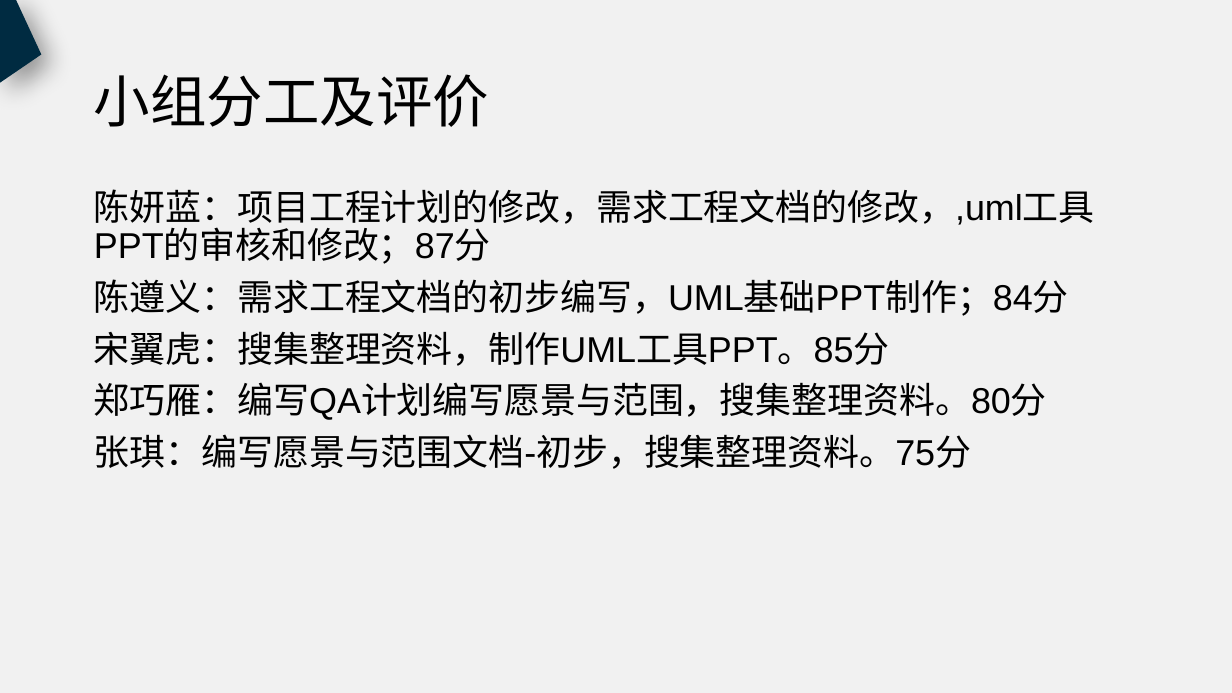
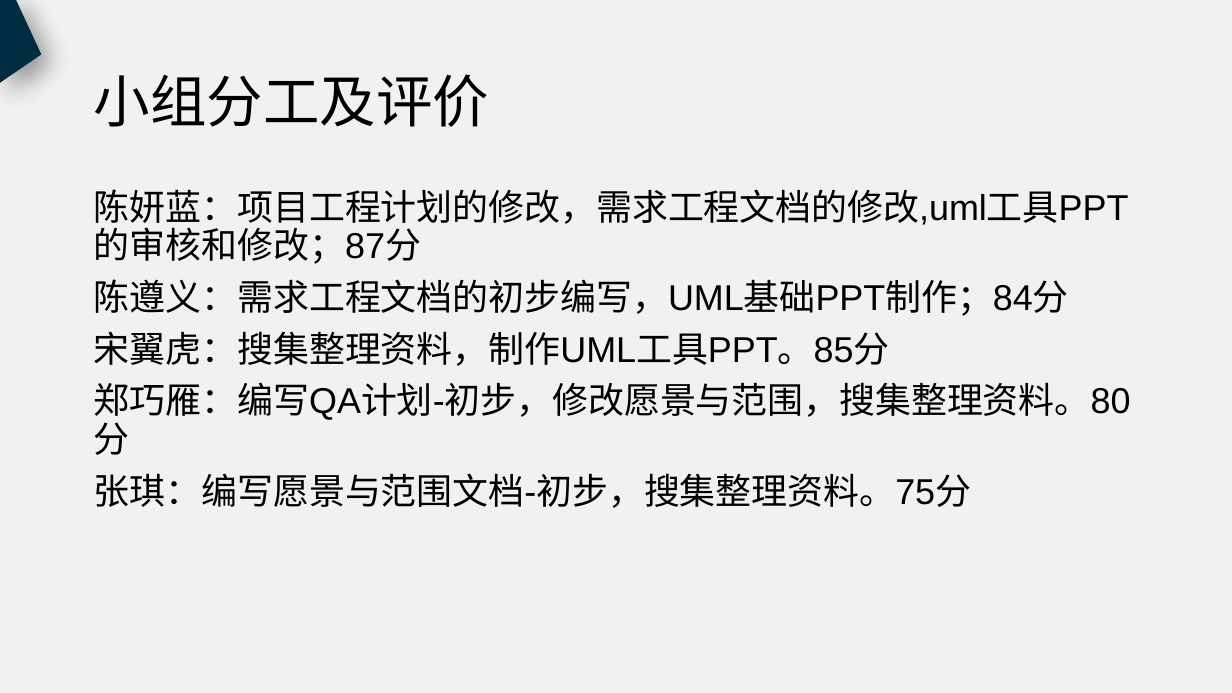
Before and after one commit to PRD2018-G18/PRD2018, a slide deck: slide 49 of 非受控文档/过程文档/UML工具/UML工具.pptx. Drawn at 1232x693 pixels with LibreOffice and Linux fonts; fonts in the diff are those of the drawing. Boxes give left, top, right and bottom in pixels: in the first picture for what was removed or moved away, otherwise in the second. Text is boxed around its words. In the diff, an @@ line names an element or a change of style, - is before the commit and + after.

Commit message:
UML工具修改

```diff
--- a/非受控文档/过程文档/UML工具/UML工具.pptx
+++ b/非受控文档/过程文档/UML工具/UML工具.pptx
@@ text at (94,189,1129,264): text changed @@
-陈妍蓝：项目工程计划的修改，需求工程文档的修改，,uml工具PPT的审核和修改；87分
+陈妍蓝：项目工程计划的修改，需求工程文档的修改,uml工具PPT的审核和修改；87分
@@ text at (94,382,1131,423): text changed @@
-郑巧雁：编写QA计划编写愿景与范围，搜集整理资料。80分
+郑巧雁：编写QA计划-初步，修改愿景与范围，搜集整理资料。80分
```
